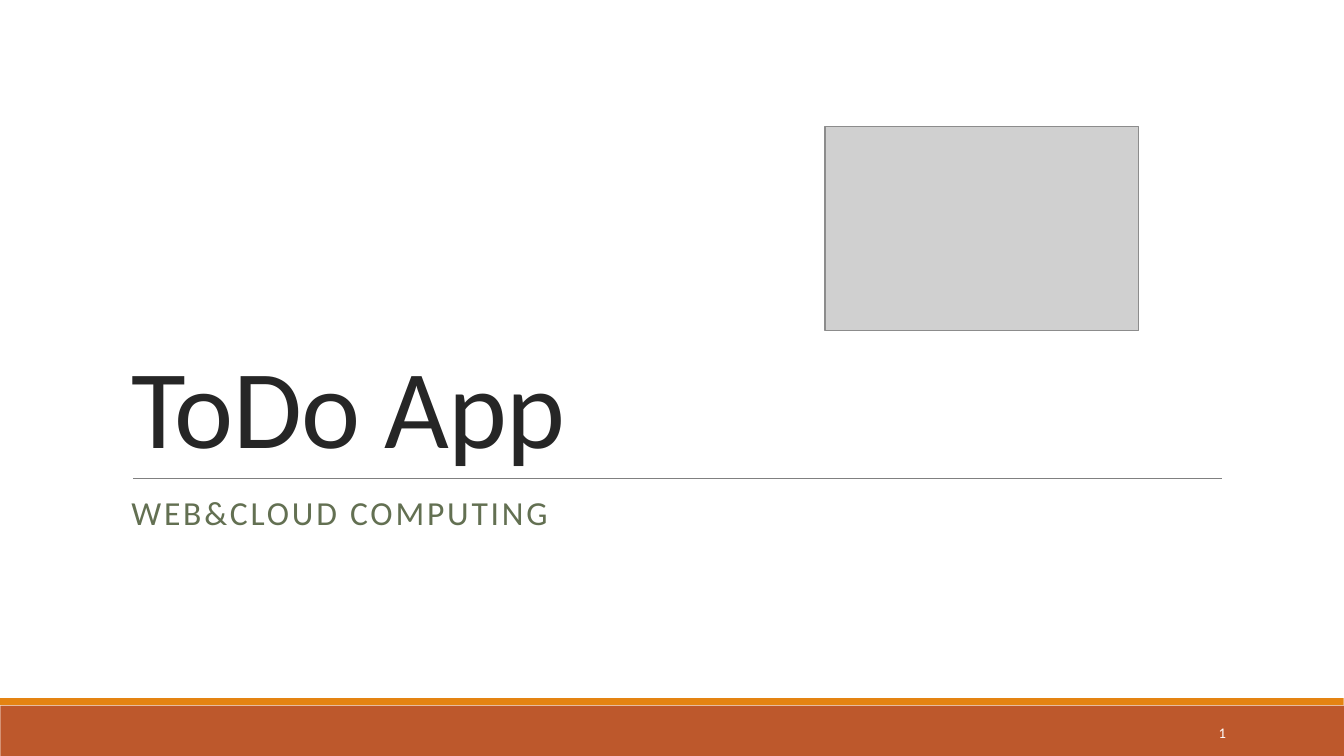
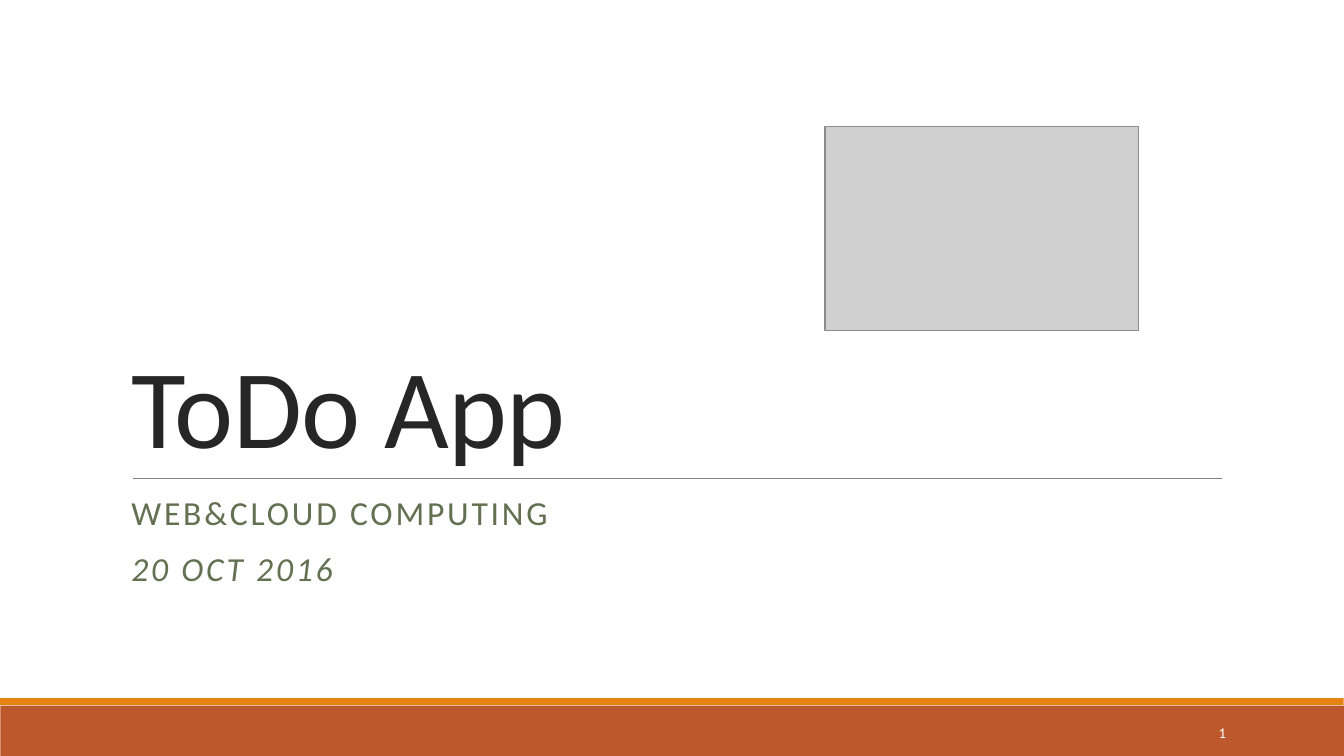
Before and after one commit to leivanoe1011/DAT605_REST_Project, a slide deck: slide 1 of DAT605_4Cast_Todo_Presentation.pptx. Drawn at 1344x756 pixels with LibreOffice and Linux fonts; fonts in the diff are those of the drawing; grey boxes stand for pictures. Boxes give left, top, right and bottom in pixels: in the first picture for what was removed or moved away, otherwise in the second. Text is boxed around its words. In the diff, an @@ line names an element or a change of style, - is before the commit and + after.

```diff
--- a/DAT605_4Cast_Todo_Presentation.pptx
+++ b/DAT605_4Cast_Todo_Presentation.pptx
@@ subtitle at box(131, 558, 333, 581): paragraph added @@
+20 OCT 2016
```
Also in this commit, not shown: 2 other slides changed.
